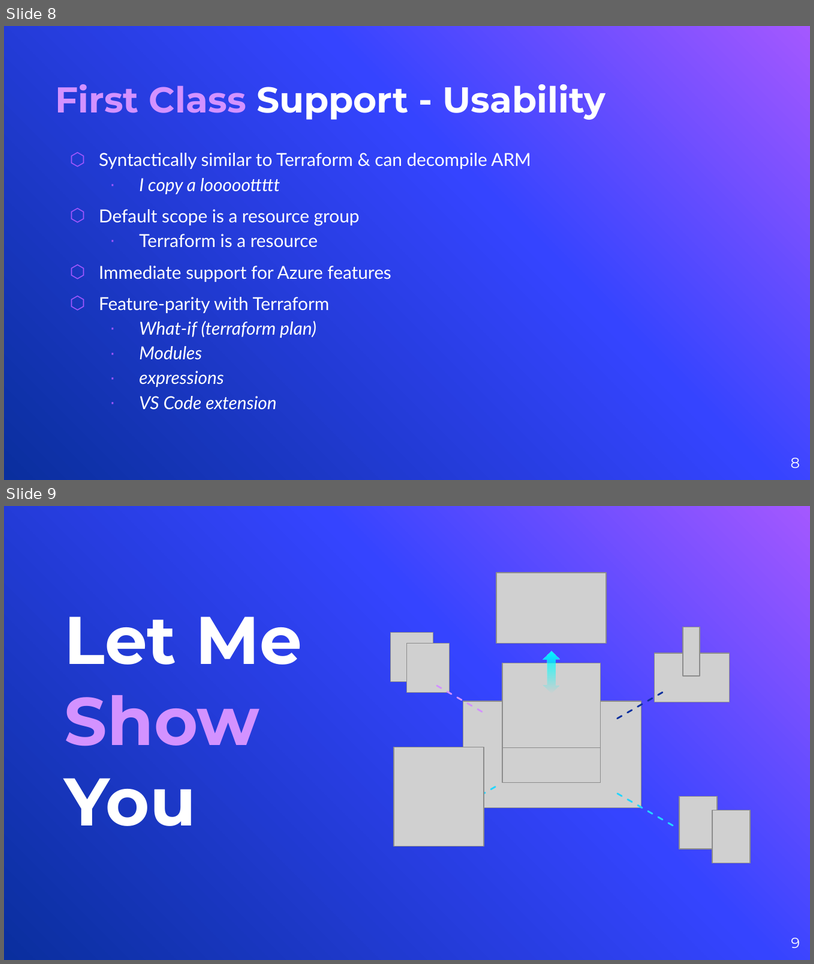
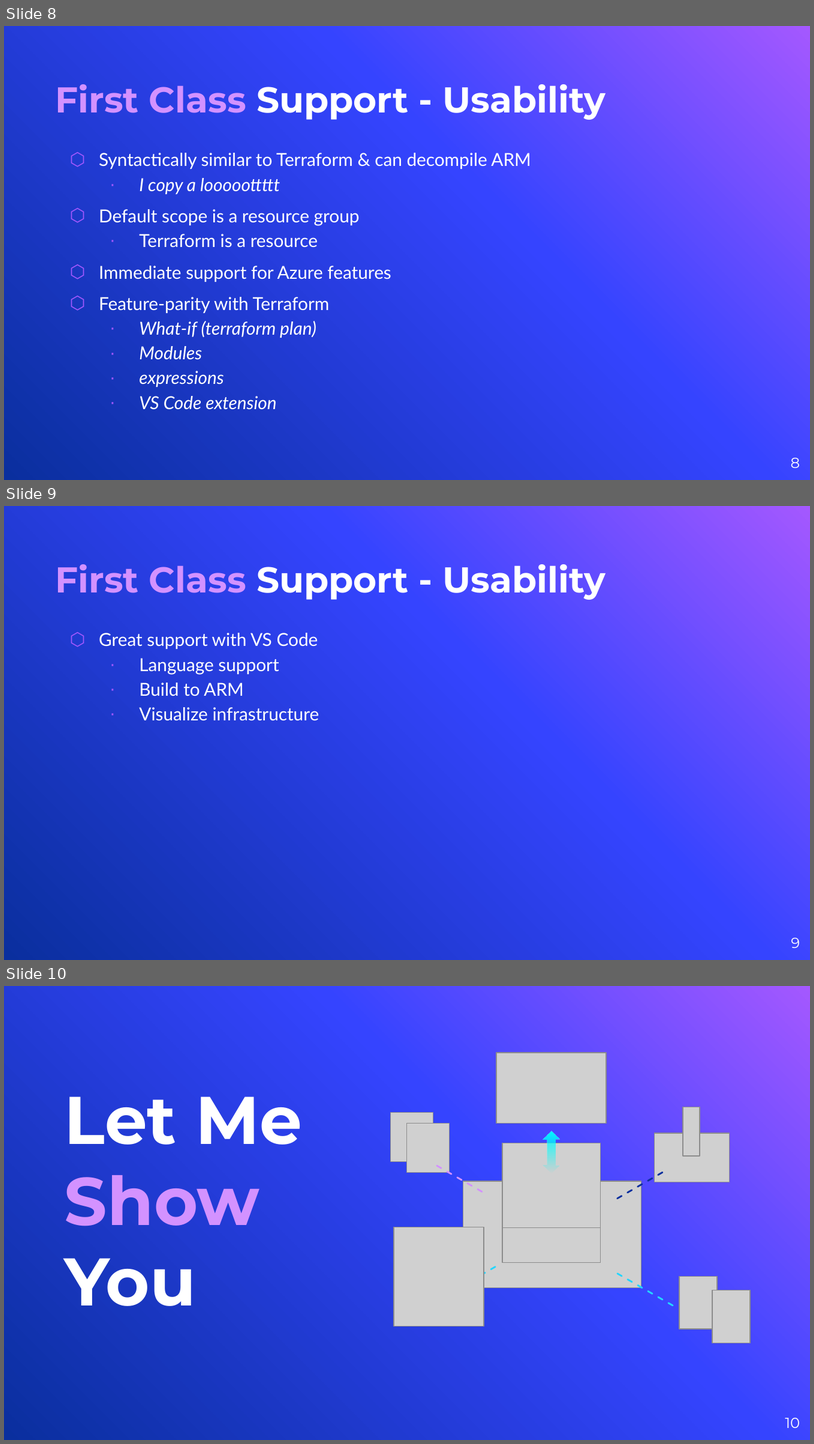
Before and after one commit to benjaminsampica/techtalks, a slide deck: Bicep/Bicep.pptx. Shown one above the other, each under a label of ours: slides 8 and 9 before the commit, slides 8, 9 and 10 after it. The pictures are 814x964 and 814x1444 pixels, drawn with LibreOffice and Linux fonts; fonts in the diff are those of the drawing; grey boxes stand for pictures; background and template pictures are left out. Boxes give left, top, right and bottom in pixels: in the first picture for what was removed or moved away, otherwise in the second. Text is boxed around its words. In the diff, an @@ line names an element or a change of style, - is before the commit and + after.

```diff
--- a/Bicep/Bicep.pptx
+++ b/Bicep/Bicep.pptx
@@ slide 9 added at (4,506,810,960), background picture (left out) @@
@@ title added at (55,564,606,600), 32 pt, text #FFFFFF, bold @@
+First Class Support - Usability
@@ text added at (99,633,320,721), 16 pt, text #FFFFFF @@
+⬡ Great support with VS Code
+  ∙ Language support
+  ∙ Build to ARM
+  ∙ Visualize infrastructure
@@ page number added at (791,937,800,948), 13 pt, text #FFFFFF @@
+9
@@ what was slide 9 is now slide 10 @@
@@ page number at (785,1417,800,1428): text changed @@
-9
+10
```
Also in this commit, not shown: 1 slide changed, 1 other slide added.
